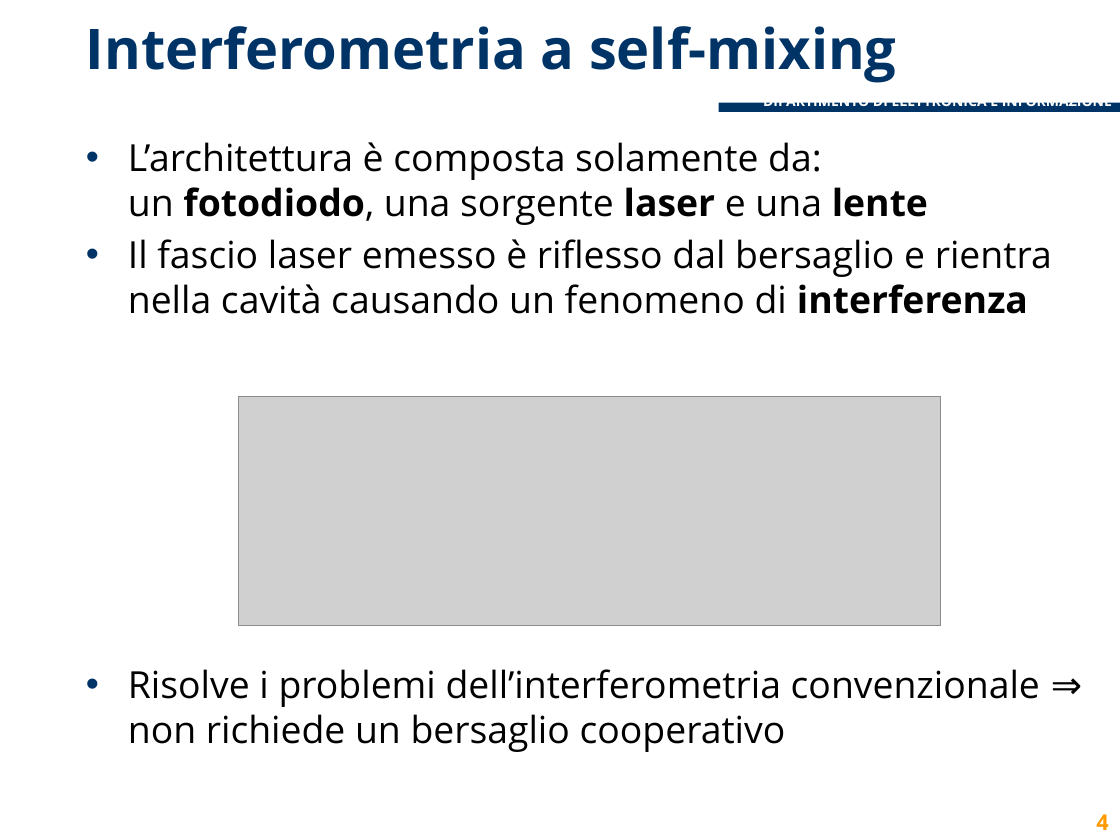
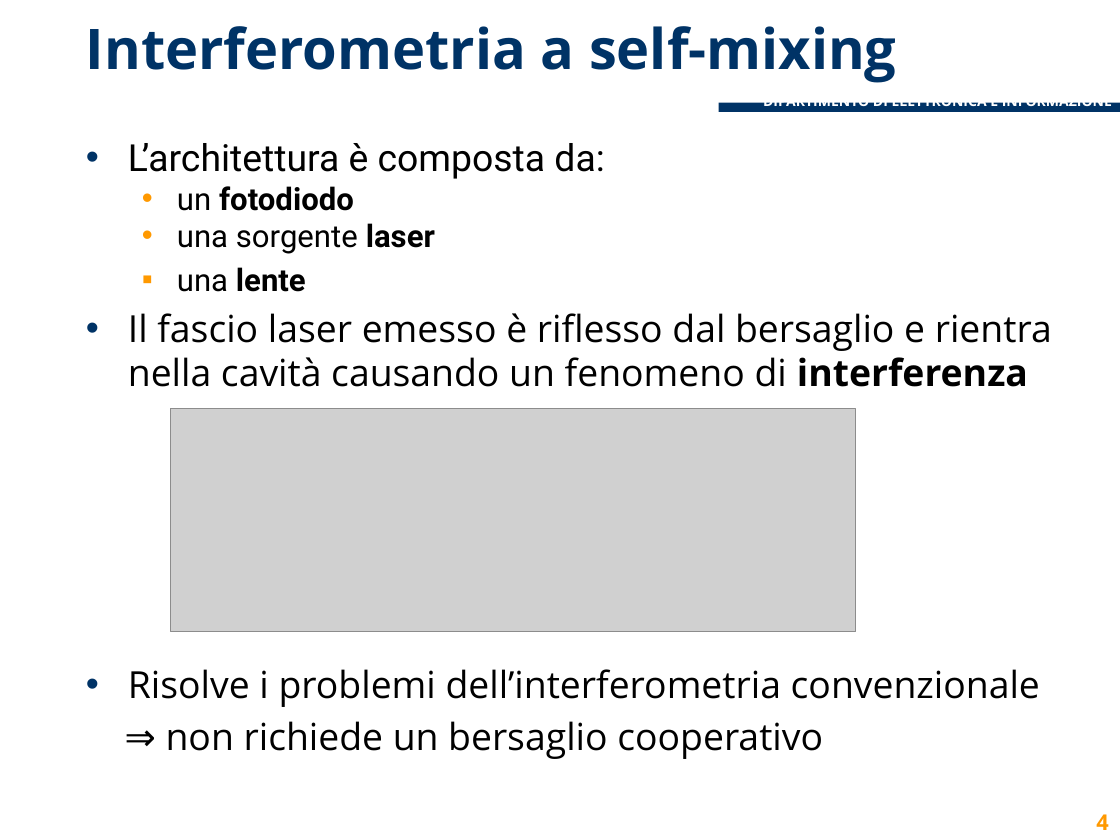
Before and after one commit to lcavagnispolimi/thesis_latex, a slide deck: slide 4 of presentazione_discussione.pptx. Drawn at 1120x840 pixels with LibreOffice and Linux fonts; fonts in the diff are those of the drawing; grey boxes stand for pictures; background and template pictures are left out. Boxes give left, top, right and bottom in pixels: in the first picture for what was removed or moved away, otherwise in the second. Text is boxed around its words. In the diff, an @@ line names an element or a change of style, - is before the commit and + after.

```diff
--- a/presentazione_discussione.pptx
+++ b/presentazione_discussione.pptx
@@ text at bbox=[128, 143, 604, 292]: text changed; size 24 to 20 pt; font Open Sans to Roboto @@
-• L’architettura è composta solamente da:
-  un fotodiodo, una sorgente laser e una lente
+• L’architettura è composta da:
+  • un fotodiodo
+  • una sorgente laser
+  ▪ una lente
@@ picture: place and size @@
-picture at bbox=[239, 396, 941, 625]
+picture at bbox=[170, 409, 856, 632]
@@ text at bbox=[128, 669, 1040, 759]: text changed @@
-• Risolve i problemi dell’interferometria convenzionale ⇒ non richiede un bersaglio cooperativo
+• Risolve i problemi dell’interferometria convenzionale
+⇒ non richiede un bersaglio cooperativo
```
Also in this commit, not shown: 17 other slides changed, 2 slides added.
